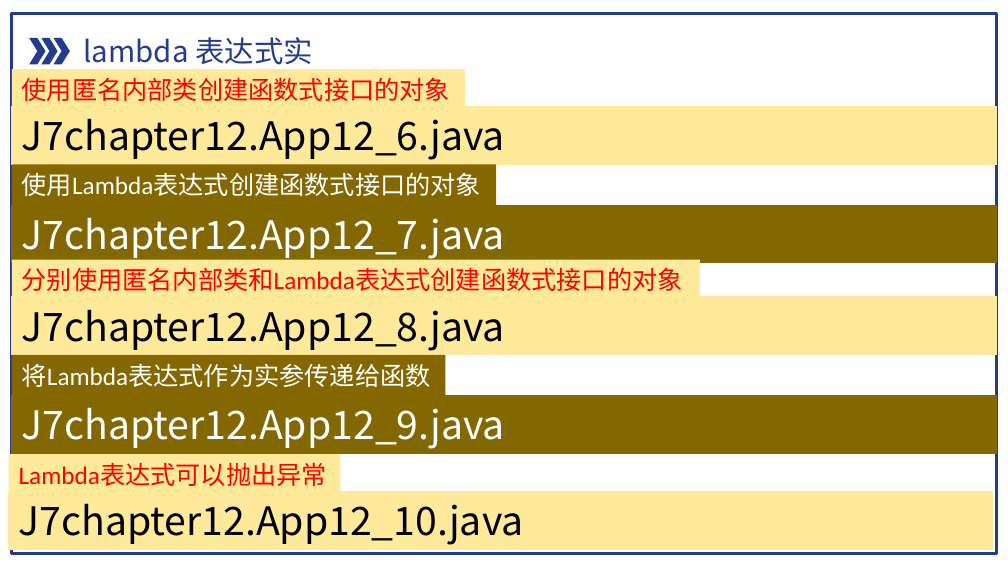
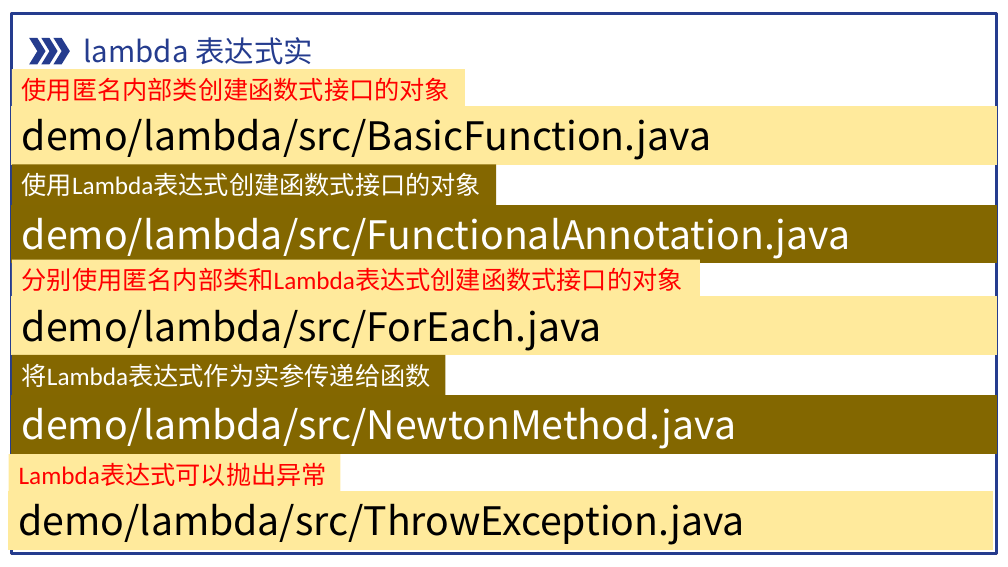
Before and after one commit to pdcxs/java-class-material, a slide deck: slide 26 of slides/08-Java面向对象编程-注解-反射-内部类-匿名内部类与Lambda表达式.pptx. Drawn at 1008x567 pixels with LibreOffice and Linux fonts; fonts in the diff are those of the drawing. Boxes give left, top, right and bottom in pixels: in the first picture for what was removed or moved away, otherwise in the second. Text is boxed around its words. In the diff, an @@ line names an element or a change of style, - is before the commit and + after.

Commit message:
generics and lambda

```diff
--- a/slides/08-Java面向对象编程-注解-反射-内部类-匿名内部类与Lambda表达式.pptx
+++ b/slides/08-Java面向对象编程-注解-反射-内部类-匿名内部类与Lambda表达式.pptx
@@ text in rectangle at [22, 118, 711, 160]: text changed @@
-J7chapter12.App12_6.java
+demo/lambda/src/BasicFunction.java
@@ text in rectangle at [22, 217, 851, 260]: text changed @@
-J7chapter12.App12_7.java
+demo/lambda/src/FunctionalAnnotation.java
@@ text in rectangle at [22, 309, 602, 351]: text changed @@
-J7chapter12.App12_8.java
+demo/lambda/src/ForEach.java
@@ text in rectangle at [22, 407, 736, 449]: text changed @@
-J7chapter12.App12_9.java
+demo/lambda/src/NewtonMethod.java
@@ text in rectangle at [19, 503, 745, 545]: text changed @@
-J7chapter12.App12_10.java
+demo/lambda/src/ThrowException.java
```
Also in this commit, not shown: 6 other slides changed, 4 slides added, 38 other files.
